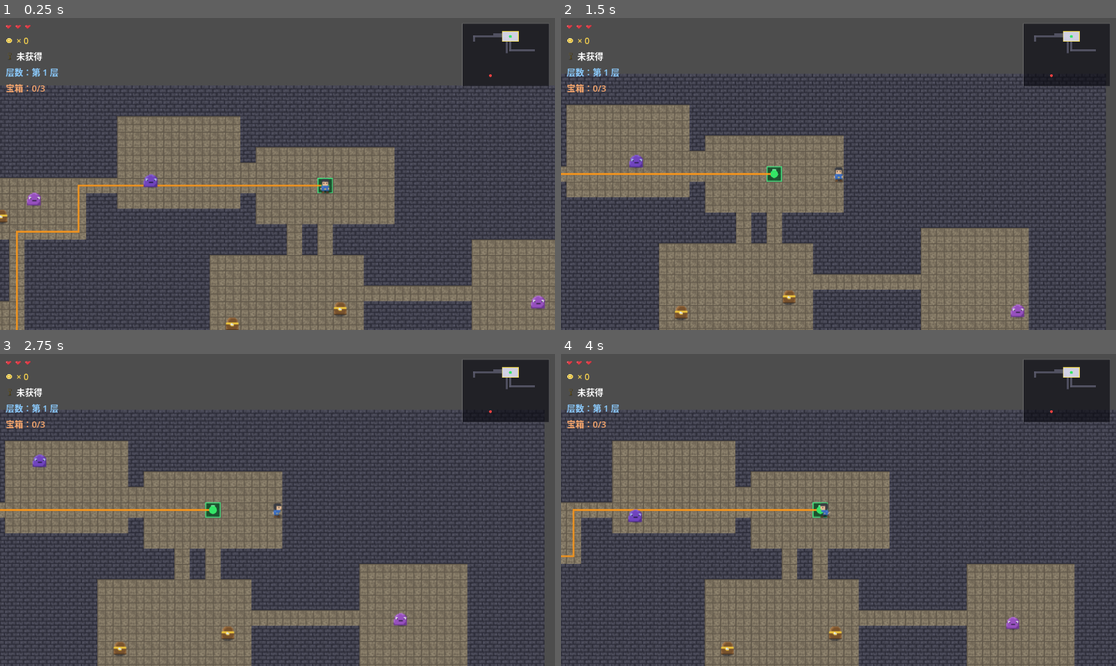
Above: before the commit, frames 1-4 (two rows, left to right).
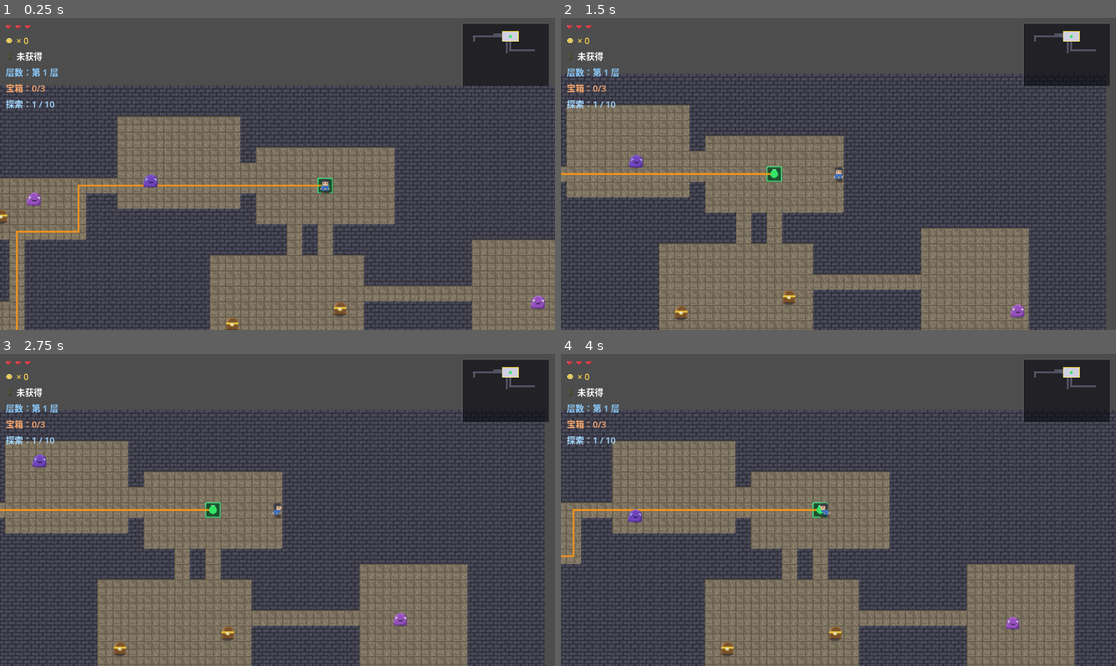
Above: after the commit, the same moments.

Repository: longray/godot_learn
Game: Godot game, scene res://lessons/lesson03_playable/lesson03.tscn
Same seed, same stepped clock (60 frames per second), same inputs: the game is played once before the commit and once after it.
Inputs (mouse positions are in pixels of both pictures, inside the frame that each line leads up to):
- Up to frame 1 (0.25 s): no input
- Up to frame 2 (1.5 s): tap Enter at 0.5 s; move the mouse to (960, 158) at 0.52 s; hold D (move_right) 0.53-1.25 s; click (960, 158) at 0.6 s; drag from (727, 189) to (683, 311) at 1.27 s
- Up to frame 3 (2.75 s): move the mouse to (333, 441) at 2.02 s; hold D (move_right) from 2.03 s (still down); click (333, 441) at 2.1 s
- Up to frame 4 (4 s): release D (move_right) at 2.75 s; drag from (810, 572) to (599, 460) at 2.77 s; move the mouse to (1005, 556) at 3.52 s; hold A (move_left) from 3.53 s (still down); click (1005, 556) at 3.6 s

The runs differ from the first frame. In frame 1, 0.1% of the frame differs, in the area x 1-89%, y 18-30%; in frame 2, 0.1%; in frame 3, 0.1%; in frame 4, 0.1%.

Commit message:
feat: 第9课作业1/5——出口探索后显示红点 + 探索进度行

Diff:
--- a/2d_rpg_dungeon/lessons/lesson03_playable/dungeon_playable.gd
+++ b/2d_rpg_dungeon/lessons/lesson03_playable/dungeon_playable.gd
@@ -1291,8 +1291,14 @@
 			entrance_cell,
 			exit_cell,
 			has_key,
-			key_cell
+			key_cell,
+			# 作业 1（第 9 课）：出口所在房间索引（探索过才画红点）
+			_find_room_index_containing_cell(exit_cell)
 		)
+
+	# 作业 5（第 9 课）：探索进度行（探索变化时同步刷新）
+	if hud and hud.has_method("update_explore"):
+		hud.update_explore(explored_rooms.size(), rooms.size())
 
 
 func _update_player_room() -> void:
--- a/2d_rpg_dungeon/lessons/lesson03_playable/hud.gd
+++ b/2d_rpg_dungeon/lessons/lesson03_playable/hud.gd
@@ -11,6 +11,7 @@
 @onready var key_label: Label = $VBoxContainer/KeyRow/KeyLabel
 @onready var floor_label: Label = $VBoxContainer/FloorLabel
 @onready var treasure_label: Label = $VBoxContainer/TreasureLabel
+@onready var explore_label: Label = $VBoxContainer/ExploreLabel
 
 # 作业 2/3（第 8 课）：钥匙/金币图标（TextureRect 显示像素素材，替代纯文字前缀）
 @onready var key_icon: TextureRect = $VBoxContainer/KeyRow/KeyIcon
@@ -82,6 +83,12 @@
 	treasure_label.add_theme_color_override("font_color", Color(1.0, 0.67, 0.43))
 
 
+func update_explore(explored: int, total: int) -> void:
+	# 作业 5（第 9 课）：探索进度（走进过的房间数 / 总房间数）
+	explore_label.text = "探索：%d / %d" % [explored, total]
+	explore_label.add_theme_color_override("font_color", Color(0.65, 0.85, 1.0))
+
+
 func _sync_heart_count(count: int) -> void:
 	# 动态增减心形节点（max_health 改变时 HUD 自动跟上）
 	while health_ui.get_child_count() < count:
--- a/2d_rpg_dungeon/lessons/lesson03_playable/hud.tscn
+++ b/2d_rpg_dungeon/lessons/lesson03_playable/hud.tscn
@@ -69,6 +69,10 @@
 theme_override_font_sizes/font_size = 18
 text = "宝箱：0/0"
 
+[node name="ExploreLabel" type="Label" parent="VBoxContainer"]
+theme_override_font_sizes/font_size = 18
+text = "探索：0 / 0"
+
 [node name="HurtOverlay" type="ColorRect" parent="."]
 anchors_preset = 15
 anchor_right = 1.0
--- a/2d_rpg_dungeon/lessons/lesson03_playable/minimap.gd
+++ b/2d_rpg_dungeon/lessons/lesson03_playable/minimap.gd
@@ -28,6 +28,9 @@
 
 var has_key: bool = false
 var key_cell := Vector2i(-1, -1)
+
+# 作业 1（第 9 课）：出口所在房间索引（-1 = 不在任何房间；探索过才显示红点）
+var exit_room_index: int = -1
 
 
 func _ready() -> void:
@@ -66,7 +69,8 @@
 	entrance: Vector2i,
 	exit: Vector2i,
 	key_owned: bool,
-	key_pos: Vector2i
+	key_pos: Vector2i,
+	exit_room_idx: int = -1
 ) -> void:
 	# Main 每次房间变化/钥匙拾取时推送最新状态
 	explored_rooms = explored
@@ -75,6 +79,7 @@
 	exit_cell = exit
 	has_key = key_owned
 	key_cell = key_pos
+	exit_room_index = exit_room_idx
 
 	queue_redraw()
 
@@ -156,8 +161,8 @@
 			Color(0.2, 0.9, 0.4)
 		)
 
-	# 出口（红点）
-	if exit_cell != Vector2i(-1, -1):
+	# 出口（红点；作业 1：探索过出口房间才显示——迷雾一致性）
+	if exit_cell != Vector2i(-1, -1) and explored_rooms.has(exit_room_index):
 		draw_circle(
 			_cell_to_minimap_position(exit_cell, scale),
 			3.0,
